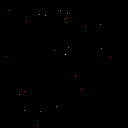
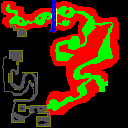
Two versions of the same layered image (128 × 128). Layer-by-layer changes:
hid "items" over [6, 10, 111, 126]
showed "map" over [1, 0, 119, 127]
